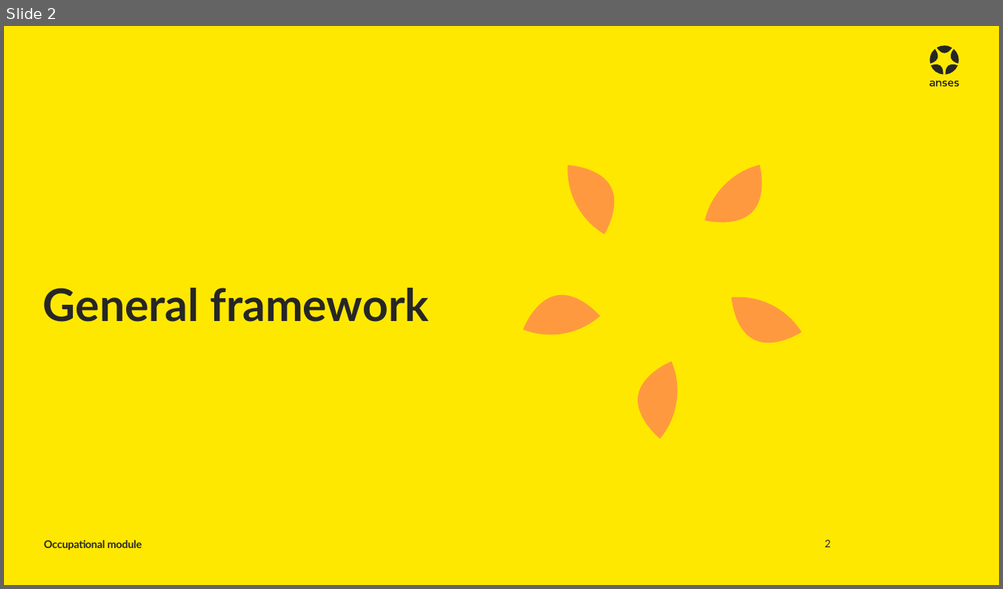
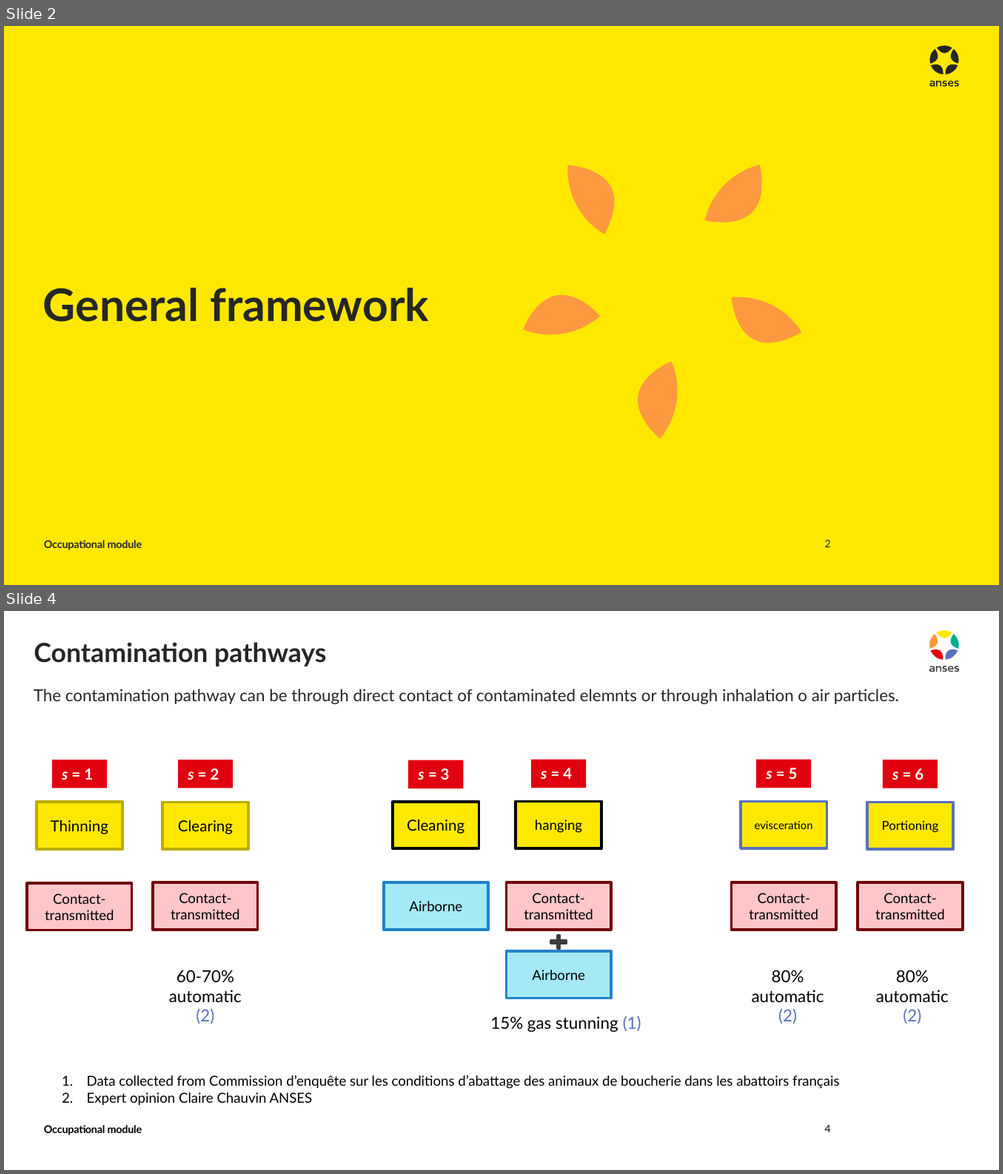
Before and after one commit to ENVIRE-JPIAMR/occupational-module, a slide deck: docs/draft.pptx. Shown one above the other, each under a label of ours: slide 2 before the commit, slides 2 and 4 after it; the slides between them are not shown. The pictures are 1003x589 and 1003x1174 pixels, drawn with LibreOffice and Linux fonts; fonts in the diff are those of the drawing. Boxes give left, top, right and bottom in pixels: in the first picture for what was removed or moved away, otherwise in the second. Text is boxed around its words. In the diff, an @@ line names an element or a change of style, - is before the commit and + after.

Commit message:
Claire Chauvin info biblio

```diff
--- a/docs/draft.pptx
+++ b/docs/draft.pptx
@@ slide 4 added at bbox=[4, 611, 999, 1170], background #FFFFFF @@
@@ title added at bbox=[34, 642, 326, 667], 19.1 pt, text #262626, bold @@
+Contamination pathways
@@ group added at bbox=[929, 631, 959, 672]: 10 freeform shapes @@
@@ text added at bbox=[34, 689, 899, 704], 12 pt, text #262626 @@
+The contamination pathway can be through direct contact of contaminated elemnts or through inhalation o air particles.
@@ group added at bbox=[37, 759, 953, 849]: 12 rectangles @@
+s = 1
+s = 2
+s = 6
+s = 5
+s = 4
+s = 3
+Thinning
+Portioning
+evisceration
+hanging
+Cleaning
+Clearing
@@ rectangle added at bbox=[27, 883, 131, 930], fill #FFC6CA, outline #700007 2 pt, 10 pt, text #000000 @@
+Contact-transmitted
@@ rectangle added at bbox=[153, 883, 258, 929], fill #FFC6CA, outline #700007 2 pt, 10 pt, text #000000 @@
+Contact-transmitted
@@ rectangle added at bbox=[383, 883, 487, 929], fill #A5E9F9, outline #2082C8 2 pt, 10 pt, text #000000 @@
+Airborne
@@ rectangle added at bbox=[506, 883, 611, 929], fill #FFC6CA, outline #700007 2 pt, 10 pt, text #000000 @@
+Contact-transmitted
@@ rectangle added at bbox=[731, 883, 836, 929], fill #FFC6CA, outline #700007 2 pt, 10 pt, text #000000 @@
+Contact-transmitted
@@ rectangle added at bbox=[857, 883, 962, 929], fill #FFC6CA, outline #700007 2 pt, 10 pt, text #000000 @@
+Contact-transmitted
@@ plus sign added at bbox=[548, 933, 569, 950], fill #000000, outline #3C3C3C 2 pt @@
@@ rectangle added at bbox=[506, 951, 611, 998], fill #A5E9F9, outline #2082C8 2 pt, 10 pt, text #000000 @@
+Airborne
@@ text added at bbox=[169, 970, 242, 1024], 12 pt, text #000000 @@
+60-70% automatic (2)
@@ text added at bbox=[751, 970, 824, 1024], 12 pt, text #000000 @@
+80% automatic (2)
@@ text added at bbox=[876, 970, 948, 1024], 12 pt, text #000000 @@
+80% automatic (2)
@@ text added at bbox=[490, 1017, 641, 1032], 12 pt, text #000000 @@
+15% gas stunning (1)
@@ text added at bbox=[87, 1076, 839, 1106], 10 pt, text #000000 @@
+1. Data collected from Commission d’enquête sur les conditions d’abattage des animaux de boucherie dans les abattoirs français
+2. Expert opinion Claire Chauvin ANSES
@@ text added at bbox=[44, 1125, 142, 1136], 7.7 pt, text #000000, bold @@
+Occupational module
@@ page number added at bbox=[825, 1125, 831, 1133], 7.5 pt, text #000000 @@
+4
```
Also in this commit, not shown: 5 slides changed, 1 other slide added, 3 other files.
